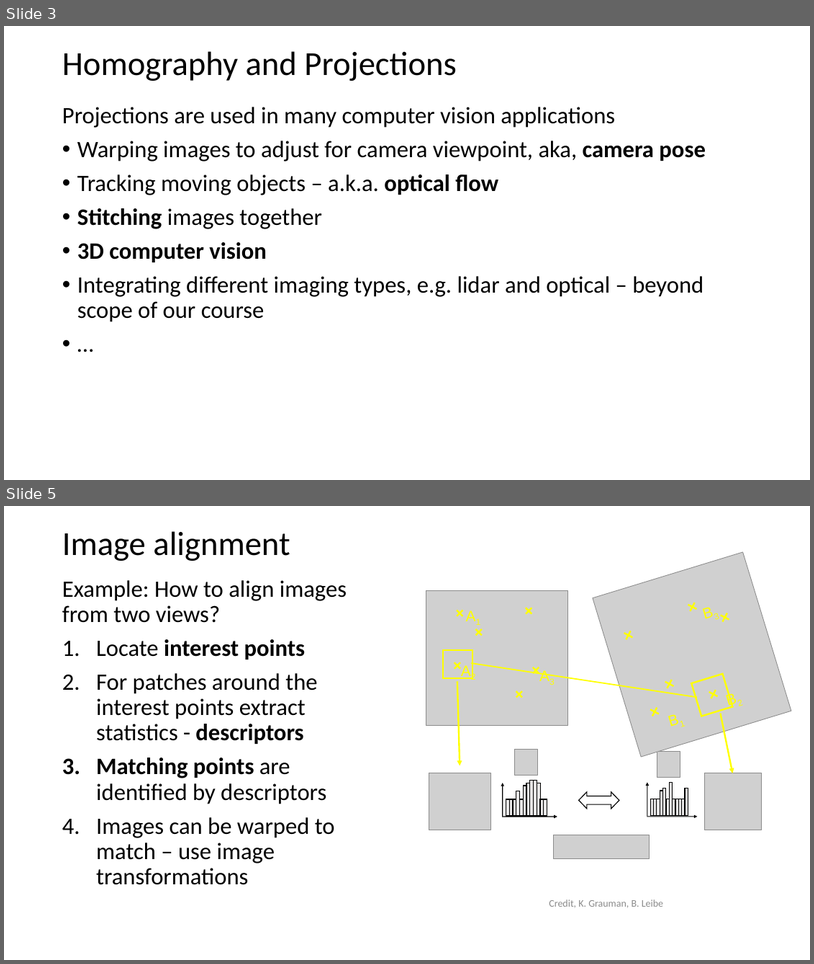
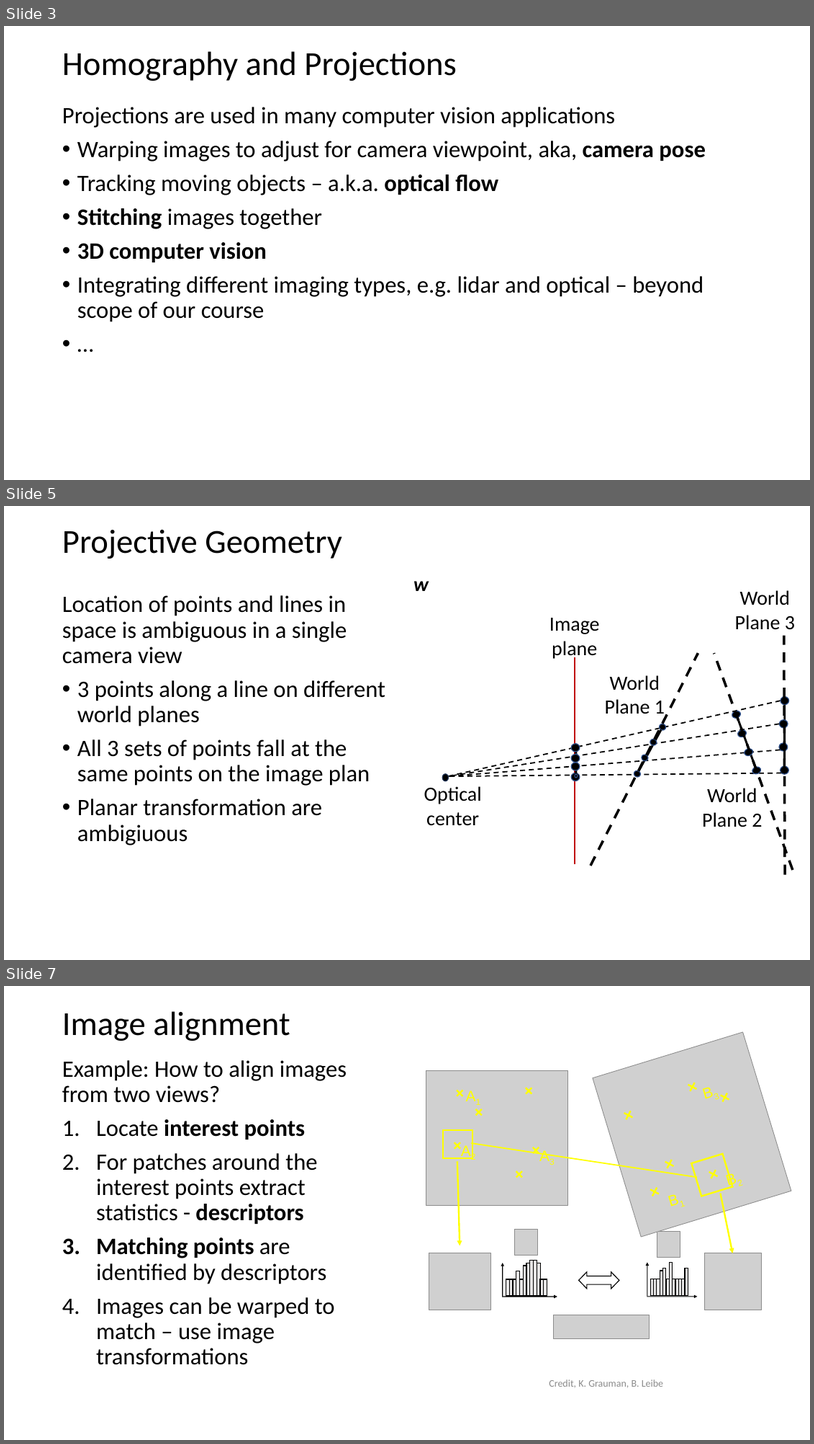
Before and after one commit to StephenElston/CSCI-E25, a slide deck: Slides/9_HomographyProjection.pptx. Shown one above the other, each under a label of ours: slides 3 and 5 before the commit, slides 3, 5 and 7 after it; the slides between them are not shown. The pictures are 814x964 and 814x1444 pixels, drawn with LibreOffice and Linux fonts; fonts in the diff are those of the drawing; grey boxes stand for pictures. Boxes give left, top, right and bottom in pixels: in the first picture for what was removed or moved away, otherwise in the second. Text is boxed around its words. In the diff, an @@ line names an element or a change of style, - is before the commit and + after.

```diff
--- a/Slides/9_HomographyProjection.pptx
+++ b/Slides/9_HomographyProjection.pptx
@@ slide 5 added at bbox=[4, 506, 810, 960], background #FFFFFF @@
@@ title added at bbox=[62, 529, 342, 559], 40 pt, text #000000 @@
+Projective Geometry
@@ text added at bbox=[414, 581, 429, 591], 24 pt, text #000000, bold, italic @@
+w
@@ text added at bbox=[736, 590, 795, 630], 24 pt, text #000000 @@
+World
+Plane 3
@@ text added at bbox=[62, 595, 386, 845], 28 pt, text #000000 @@
+Location of points and lines in space is ambiguous in a single camera view
+• 3 points along a line on different world planes
+• All 3 sets of points fall at the same points on the image plan
+• Planar transformation are ambigiuous
@@ text added at bbox=[550, 618, 600, 660], 24 pt, text #000000 @@
+Image plane
@@ line added from (591, 865) to (699, 653), #000000 3 pt dashed @@
@@ line added from (793, 870) to (715, 653), #000000 3 pt dashed @@
@@ line added from (786, 875) to (784, 636), #000000 3 pt dashed @@
@@ line added from (575, 864) to (575, 657), #C00000 2 pt @@
@@ text added at bbox=[605, 675, 665, 718], 24 pt, text #000000 @@
+World
+Plane 1
@@ line added from (781, 701) to (448, 777), #000000 1.5 pt dashed @@
@@ line added from (780, 723) to (448, 777), #000000 1.5 pt dashed @@
@@ line added from (781, 750) to (448, 777), #000000 1.5 pt dashed @@
@@ ellipse added at bbox=[571, 762, 580, 770], fill #000000, outline #325491 1 pt @@
@@ ellipse added at bbox=[571, 754, 580, 762], fill #000000, outline #325491 1 pt @@
@@ ellipse added at bbox=[571, 744, 580, 752], fill #000000, outline #325491 1 pt @@
@@ text added at bbox=[424, 786, 482, 826], 24 pt, text #000000 @@
+Optical center
@@ ellipse added at bbox=[442, 774, 449, 781], fill #000000, outline #1E3256 1 pt @@
@@ line added from (782, 773) to (448, 777), #000000 1.5 pt dashed @@
@@ ellipse added at bbox=[571, 773, 580, 780], fill #000000, outline #325491 1 pt @@
@@ group added at bbox=[575, 744, 578, 777]: 4 ellipses, 1 line @@
@@ group added at bbox=[633, 723, 667, 777]: 4 ellipses, 1 line @@
@@ group added at bbox=[731, 710, 762, 775]: 4 ellipses, 1 line @@
@@ group added at bbox=[779, 697, 790, 774]: 4 ellipses, 1 line @@
@@ text added at bbox=[702, 788, 762, 827], 24 pt, text #000000 @@
+World
+Plane 2
@@ what was slide 5 is now slide 7 @@
```
Also in this commit, not shown: 4 slides changed, 3 other slides added.
